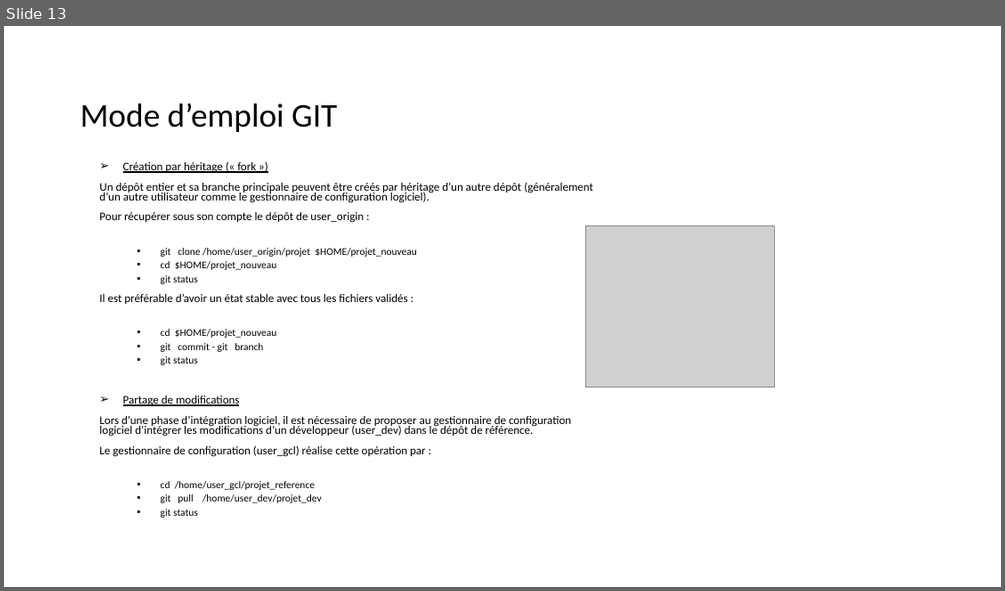
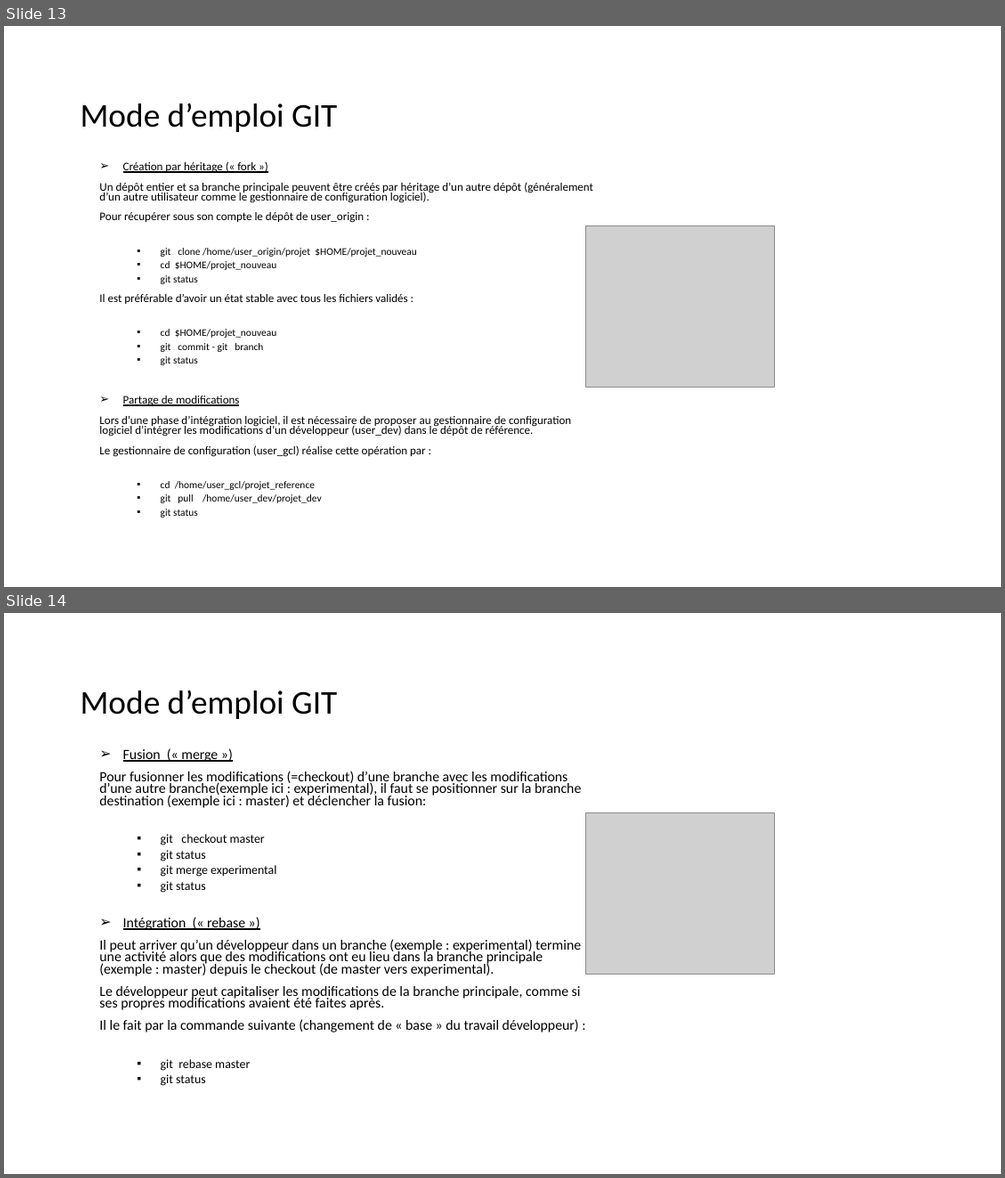
Before and after one commit to dominiquelaurain/fastecdsa, a slide deck: docs/Autoformation_Git.pptx. Shown one above the other, each under a label of ours: slide 13 before the commit, slides 13 and 14 after it. The pictures are 1005x591 and 1005x1178 pixels, drawn with LibreOffice and Linux fonts; fonts in the diff are those of the drawing; grey boxes stand for pictures. Boxes give left, top, right and bottom in pixels: in the first picture for what was removed or moved away, otherwise in the second. Text is boxed around its words. In the diff, an @@ line names an element or a change of style, - is before the commit and + after.

```diff
--- a/docs/Autoformation_Git.pptx
+++ b/docs/Autoformation_Git.pptx
@@ slide 14 added at bbox=[4, 613, 1001, 1174], background #FFFFFF @@
@@ title added at bbox=[81, 690, 337, 719], 32 pt, text #000000 @@
+Mode d’emploi GIT
@@ text added at bbox=[99, 749, 581, 1086], 13.6 pt, text #000000 @@
+➢ Fusion (« merge »)
+Pour fusionner les modifications (=checkout) d’une branche avec les modifications d’une autre branche(exemple ici : experimental), il faut se positionner sur la branche destination (exemple ici : master) et déclencher la fusion:
+  ▪ git checkout master
+  ▪ git status
+  ▪ git merge experimental
+  ▪ git status
+➢ Intégration (« rebase »)
+Il peut arriver qu’un développeur dans un branche (exemple : experimental) termine une activité alors que des modifications ont eu lieu dans la branche principale (exemple : master) depuis le checkout (de master vers experimental).
+Le développeur peut capitaliser les modifications de la branche principale, comme si ses propres modifications avaient été faites après.
+  Il le fait par la commande suivante (changement de « base » du travail développeur) :
+  ▪ git rebase master
+  ▪ git status
@@ picture added at bbox=[586, 812, 775, 974] @@
```
Also in this commit, not shown: 1 slide changed, 6 other slides added.
